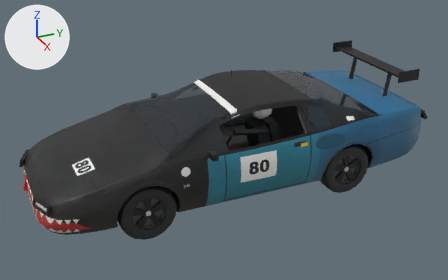
What one commit did to the glTF model public/cars/field/models/80.glb.
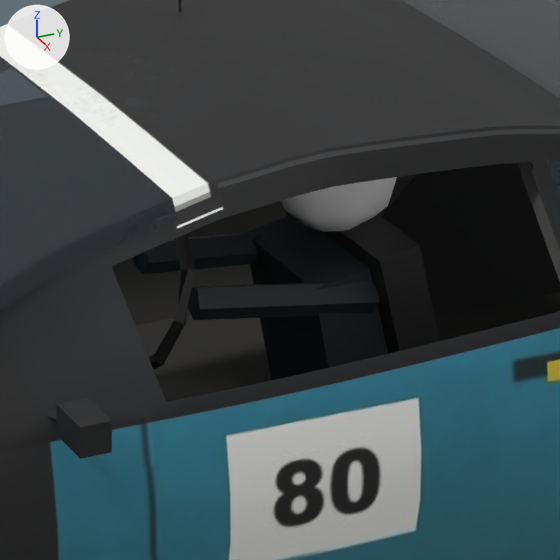
Old and new are each drawn whole from a camera (50 mm lens) standing at (6.51, -2.93, 3.87) and looking at (0.02, -0.01, 0.62) and again close up on the part from 44% to 68% of the width and 27% to 65% of the height. The axes (+X, +Y, +Z) are drawn at upper left. The lights are the same throughout. The older version's two pictures come first. Vertices at exactly the same position are counted once.

Script lines for the objects in view, before the commit:
```python
me_body_mesh = bpy.data.meshes.new('body_mesh')
me_body_mesh.from_pydata(...)  # 3629 vertices, 6718 faces; spans x -1.04..1.04, y -2.44..2.55, z 0.19..1.45
# faces by material slot: [6358, 360]
me_body_mesh.materials.append(mat_car80_livery)  # picture img_80_livery
me_body_mesh.materials.append(mat_car80_glass)  # dark blue #232c33
ob_body = bpy.data.objects.new('body', me_body_mesh)
ob_body.location = (0.0, 0.0, 0.0)
```
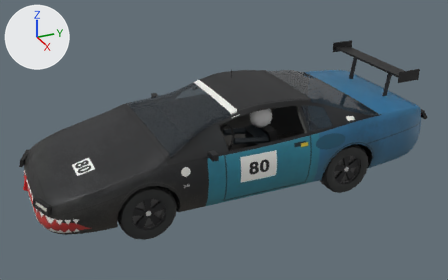
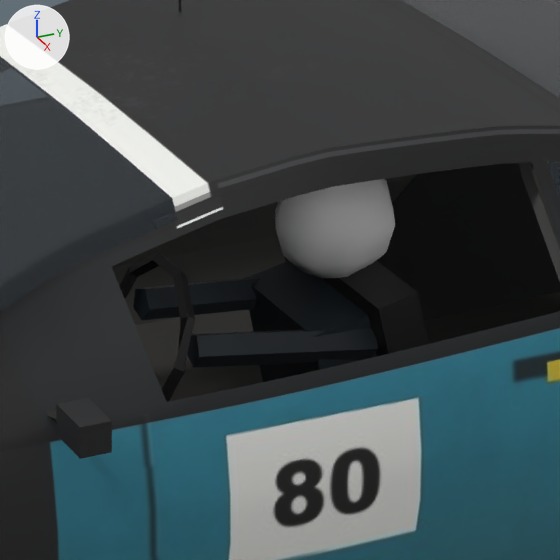
The change, as a list of edits to the scene's bpy script:
```text
Change me_body_mesh:
    where me_body_mesh.from_pydata(...)  # 3629 vertices, 6718 faces; spans x -1.04..1.04, y -2.44..2.55, z 0.19..1.45
    used by ob_body; location = (0.0, 0.0, 0.0)
    me_body_mesh part 1: the loose piece of 42 vertices spanning x 0.23..0.49, y 0.18..0.48, z 0.99..1.27 is moved by (0.0, 0.0, -0.11)
    me_body_mesh part 2: 187 of 3629 vertices moved; they spanned x -0.89..0.89, y -1.0..0.72, z 0.31..1.26 and now span x -0.89..0.89, y -1.0..0.72, z 0.2..1.26; mean shift (0.0, 0.0, -0.05); largest move (0.85, -1.0, 0.73) -> (-0.53, 0.49, 1.24)
    me_body_mesh part 3: 68 kept faces spanning x -0.88..0.89, y -1.0..0.72, z 0.27..1.24 get new texture (UV) coordinates
```

Pixel boxes (x1, y1, x2, y2) of what changed, in the close-ups (560 x 560 px; the box of a moved part takes in the faces that stretch with it):
part 1 of me_body_mesh, moved or reshaped
    before: (282, 177, 397, 232)
    after: (275, 179, 395, 278)
part 2 of me_body_mesh, moved or reshaped
    before: (112, 163, 560, 380)
    after: (119, 163, 560, 402)
part 3 of me_body_mesh, surface changed
    before: (147, 233, 382, 368)
    after: (132, 257, 261, 395)
